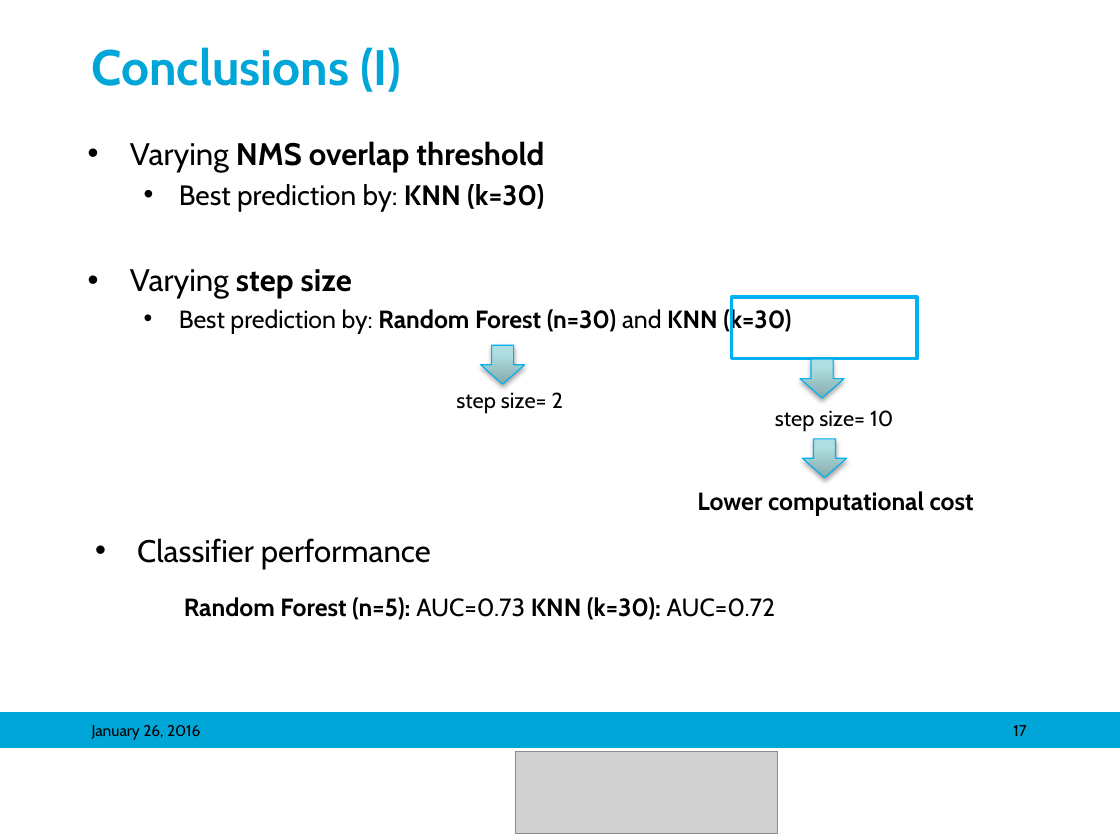
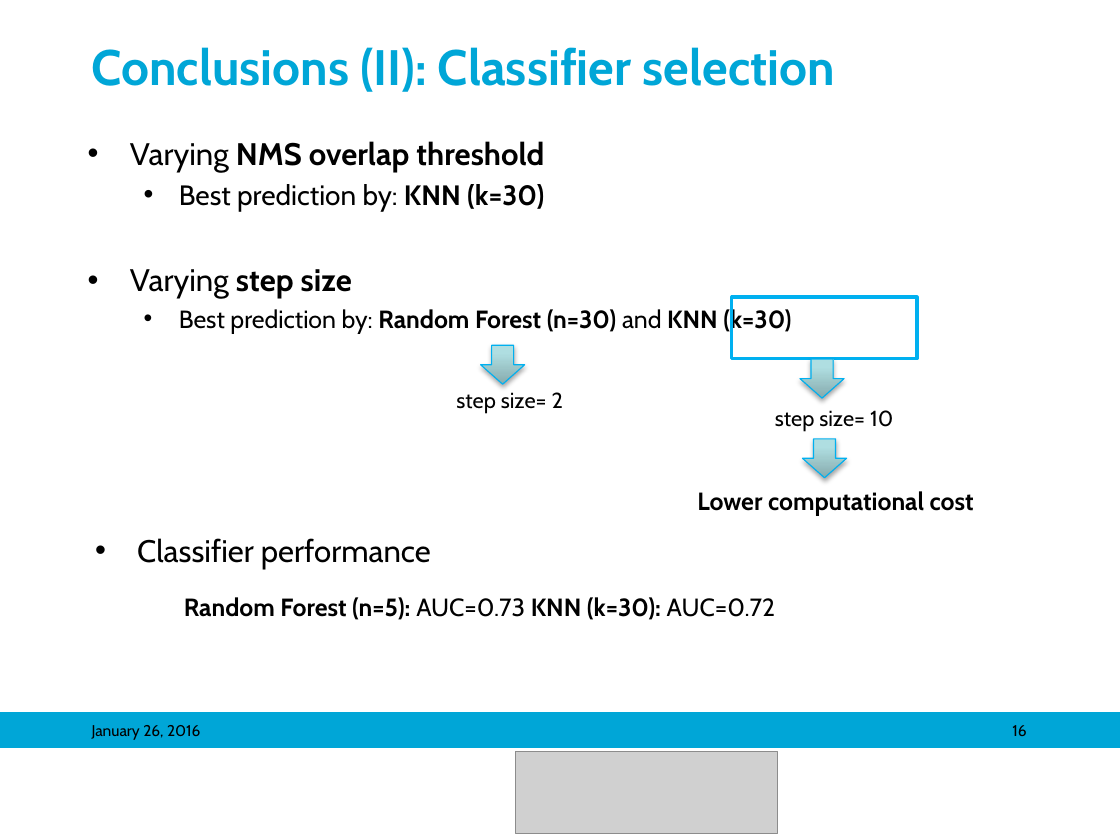
Before and after one commit to mariasv/MM_MedVis_Project, a slide deck: slide 16 of ppt/Object Detection in Medical Images_maria.pptx (slide 17 before the commit). Drawn at 1120x840 pixels with LibreOffice and Linux fonts; fonts in the diff are those of the drawing; grey boxes stand for pictures; background and template pictures are left out. Boxes give left, top, right and bottom in pixels: in the first picture for what was removed or moved away, otherwise in the second. Text is boxed around its words. In the diff, an @@ line names an element or a change of style, - is before the commit and + after.

```diff
--- a/ppt/Object Detection in Medical Images_maria.pptx
+++ b/ppt/Object Detection in Medical Images_maria.pptx
@@ title at (92, 47, 835, 92): text changed @@
-Conclusions (I)
+Conclusions (II): Classifier selection
@@ page number at (1012, 725, 1026, 736): text changed @@
-17
+16
```
Also in this commit, not shown: 8 other slides changed, 1 slide added, 2 slides removed.
